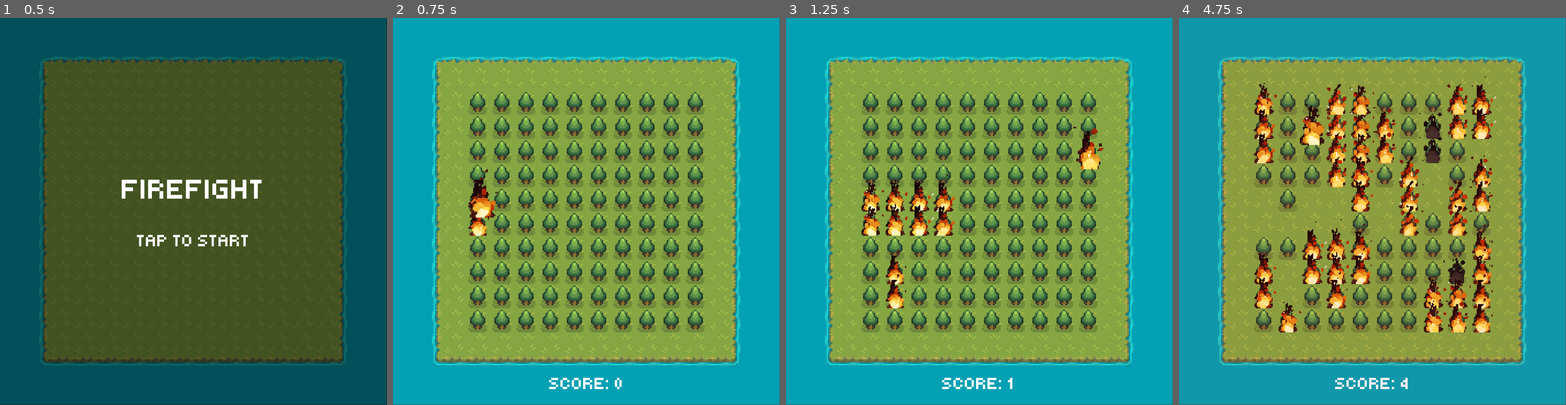
Above: before the commit, frames 1-4 (left to right).
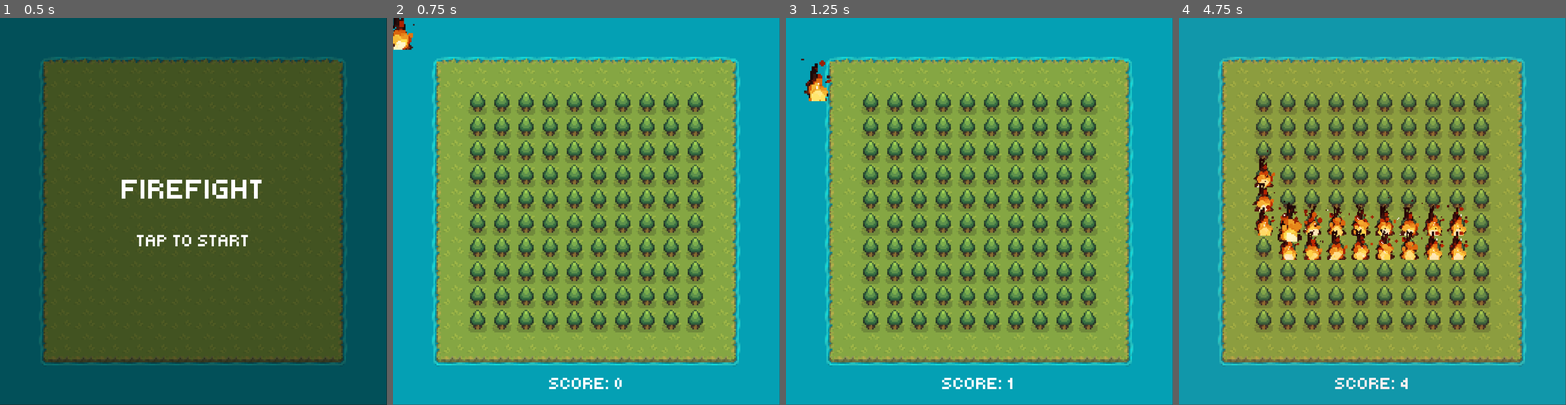
Above: after the commit, the same moments.

Repository: ImAvafe/godot-firefight
Game: Godot game, scene res://scenes/main/main.tscn
The game is run twice, just before and just after one commit, with the same random seed, the same clock (stepped at 60 frames per second) and the same inputs.
Inputs (mouse positions are in pixels of both pictures, inside the frame that each line leads up to):
- Up to frame 1 (0.5 s): no input
- Up to frame 2 (0.75 s): tap Enter at 0.5 s; move the mouse to (671, 192) at 0.52 s; click (671, 192) at 0.6 s
- Up to frame 3 (1.25 s): no input
- Up to frame 4 (4.75 s): move the mouse to (1287, 126) at 1.27 s; click (1287, 126) at 1.35 s; move the mouse to (1287, 149) at 2.02 s; click (1287, 149) at 2.1 s; move the mouse to (1287, 176) at 2.77 s; click (1287, 176) at 2.85 s; move the mouse to (1287, 199) at 3.52 s; click (1287, 199) at 3.6 s; move the mouse to (1287, 246) at 4.27 s; click (1287, 246) at 4.35 s

Frame 1 is identical in both runs. In frame 2, 1.0% of the frame differs, in the area x 0-27%, y 0-57%; in frame 3, 3.1%; in frame 4, 15%, in the area x 18-82%, y 15-82%.

Commit message:
FJIADJIWAIJDIJP ADIJPADW JOIAWDJOIasD

Diff:
--- a/scenes/fireball/fireball.gd
+++ b/scenes/fireball/fireball.gd
@@ -26,7 +26,7 @@
 	var target_position = target.position - Vector2(0, tree_size.y)
 
 	var tween = create_tween()
-	tween.tween_property($".", "position", target_position, ((target_position - position).length() / (-3000 * speed)))
+	tween.tween_property($".", "position", target_position, ((target_position - position).length() / (300 * speed)))
 	tween.tween_callback(func():
 		hit_target.emit(target)
 	)
--- a/scenes/main/main.gd
+++ b/scenes/main/main.gd
@@ -23,7 +23,9 @@
       start_game()
 
   if game_active:
-    var pure_trees = $Map.get_trees()
+    var pure_trees = $Map.get_trees(func(child):
+      return not child.burning
+    )
 
     if pure_trees.size() == 0:
       end_game()
